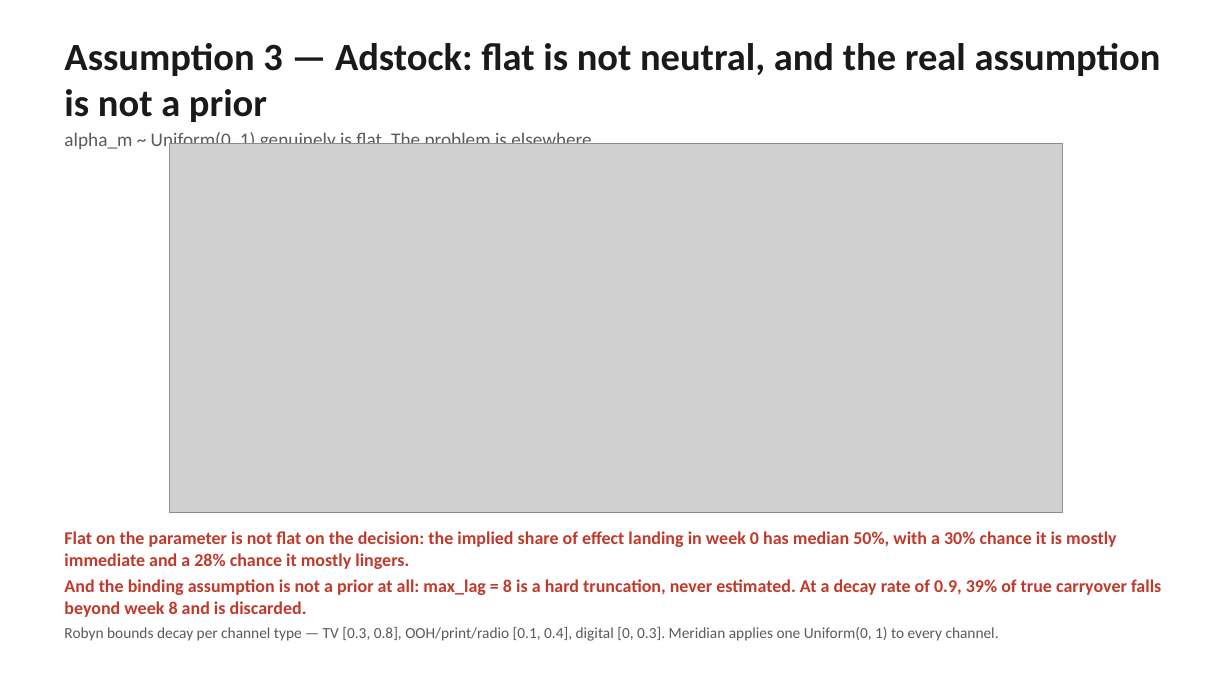
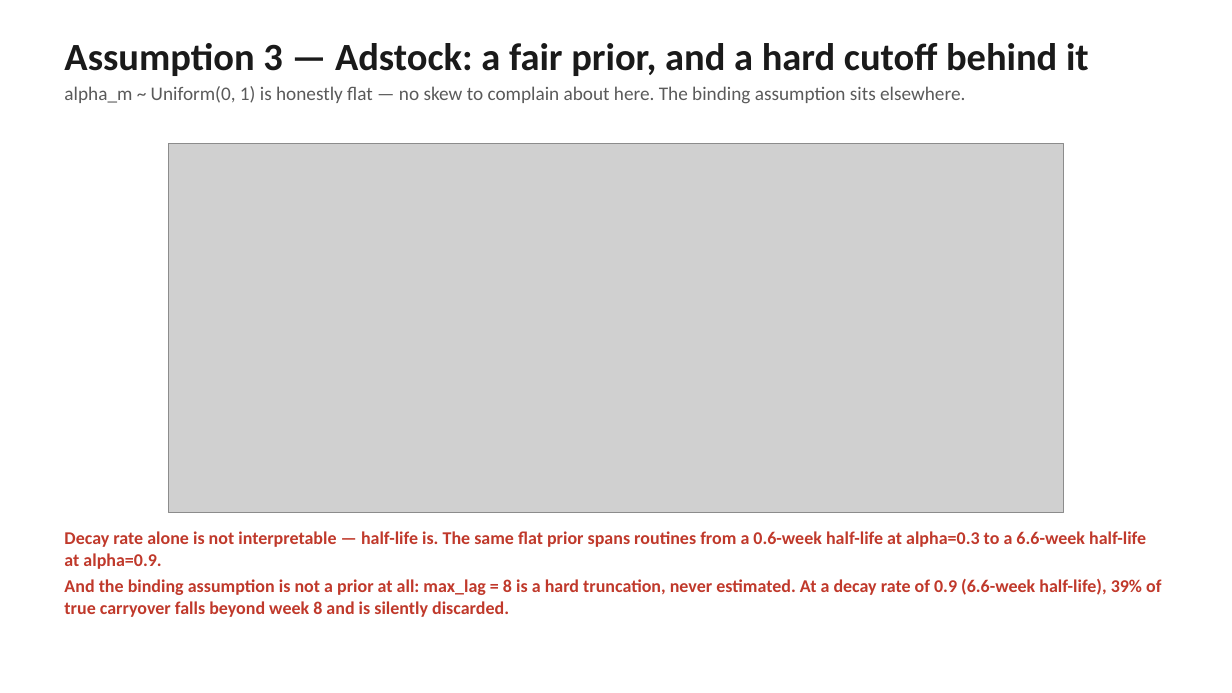
Before and after one commit to Mari1988/meridian, a slide deck: slide 4 of demo/synthetic/arf_section1_deck.pptx. Drawn at 1232x693 pixels with LibreOffice and Linux fonts; fonts in the diff are those of the drawing; grey boxes stand for pictures. Boxes give left, top, right and bottom in pixels: in the first picture for what was removed or moved away, otherwise in the second. Text is boxed around its words. In the diff, an @@ line names an element or a change of style, - is before the commit and + after.

```diff
--- a/demo/synthetic/arf_section1_deck.pptx
+++ b/demo/synthetic/arf_section1_deck.pptx
@@ text at <box>64,43,1089,104</box>: text changed; size 30 to 15 pt; text colour #1A1A1A to #5A5A5A; bold off @@
-Assumption 3 — Adstock: flat is not neutral, and the real assumption is not a prior
-alpha_m ~ Uniform(0, 1) genuinely is flat. The problem is elsewhere.
+Assumption 3 — Adstock: a fair prior, and a hard cutoff behind it
+alpha_m ~ Uniform(0, 1) is honestly flat — no skew to complain about here. The binding assumption sits elsewhere.
@@ text at <box>64,531,1161,617</box>: text changed @@
-Flat on the parameter is not flat on the decision: the implied share of effect landing in week 0 has median 50%, with a 30% chance it is mostly immediate and a 28% chance it mostly lingers.
-And the binding assumption is not a prior at all: max_lag = 8 is a hard truncation, never estimated. At a decay rate of 0.9, 39% of true carryover falls beyond week 8 and is discarded.
-Robyn bounds decay per channel type — TV [0.3, 0.8], OOH/print/radio [0.1, 0.4], digital [0, 0.3]. Meridian applies one Uniform(0, 1) to every channel.
+Decay rate alone is not interpretable — half-life is. The same flat prior spans routines from a 0.6-week half-life at alpha=0.3 to a 6.6-week half-life at alpha=0.9.
+And the binding assumption is not a prior at all: max_lag = 8 is a hard truncation, never estimated. At a decay rate of 0.9 (6.6-week half-life), 39% of true carryover falls beyond week 8 and is silently discarded.
```
Also in this commit, not shown: 3 other slides changed, 5 slides added, 13 other files.
